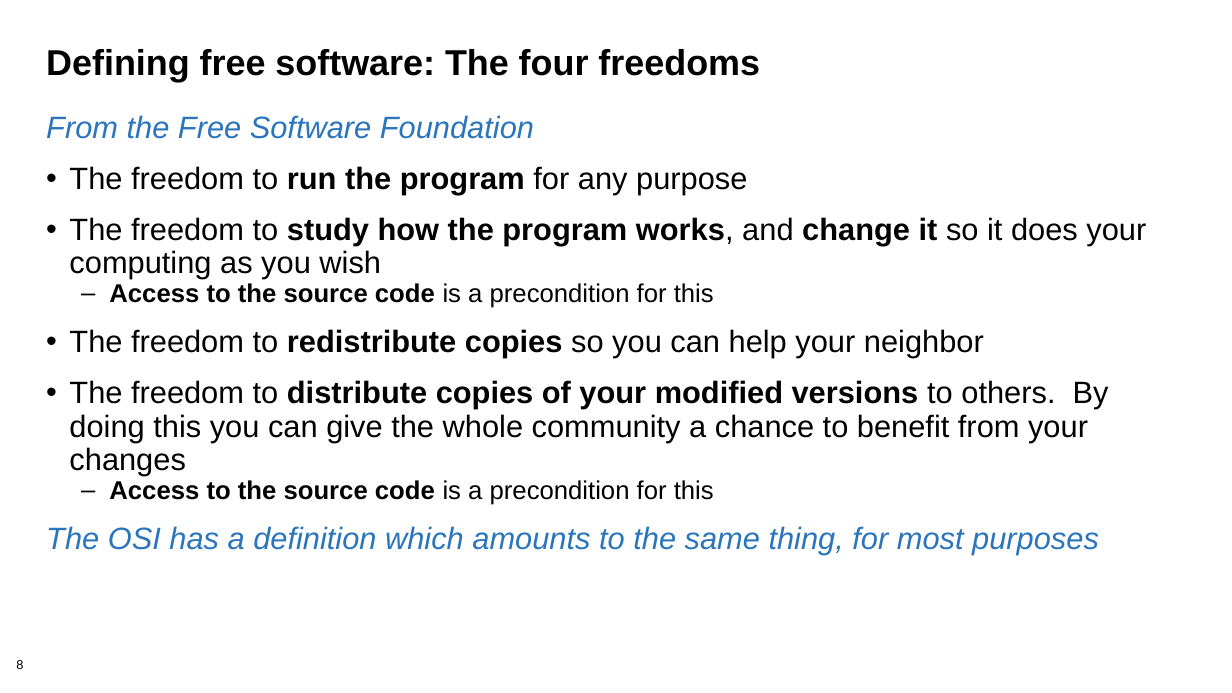
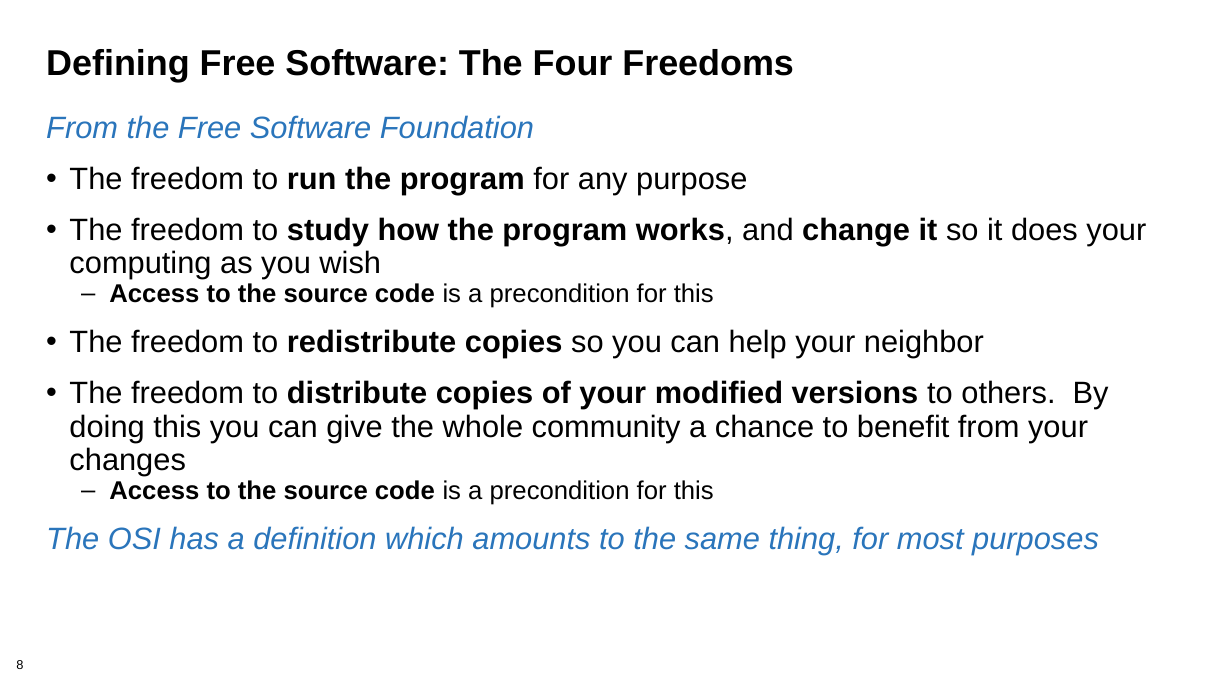
Before and after one commit to bssw-tutorial/presentations, a slide deck: slide 8 of licensing.pptx. Drawn at 1232x693 pixels with LibreOffice and Linux fonts; fonts in the diff are those of the drawing; background and template pictures are left out. Boxes give left, top, right and bottom in pixels: in the first picture for what was removed or moved away, otherwise in the second. Text is boxed around its words. In the diff, an @@ line names an element or a change of style, - is before the commit and + after.

```diff
--- a/licensing.pptx
+++ b/licensing.pptx
@@ title at box(46, 49, 794, 82): text changed @@
-Defining free software: The four freedoms
+Defining Free Software: The Four Freedoms
```
Also in this commit, not shown: 31 other slides changed.
